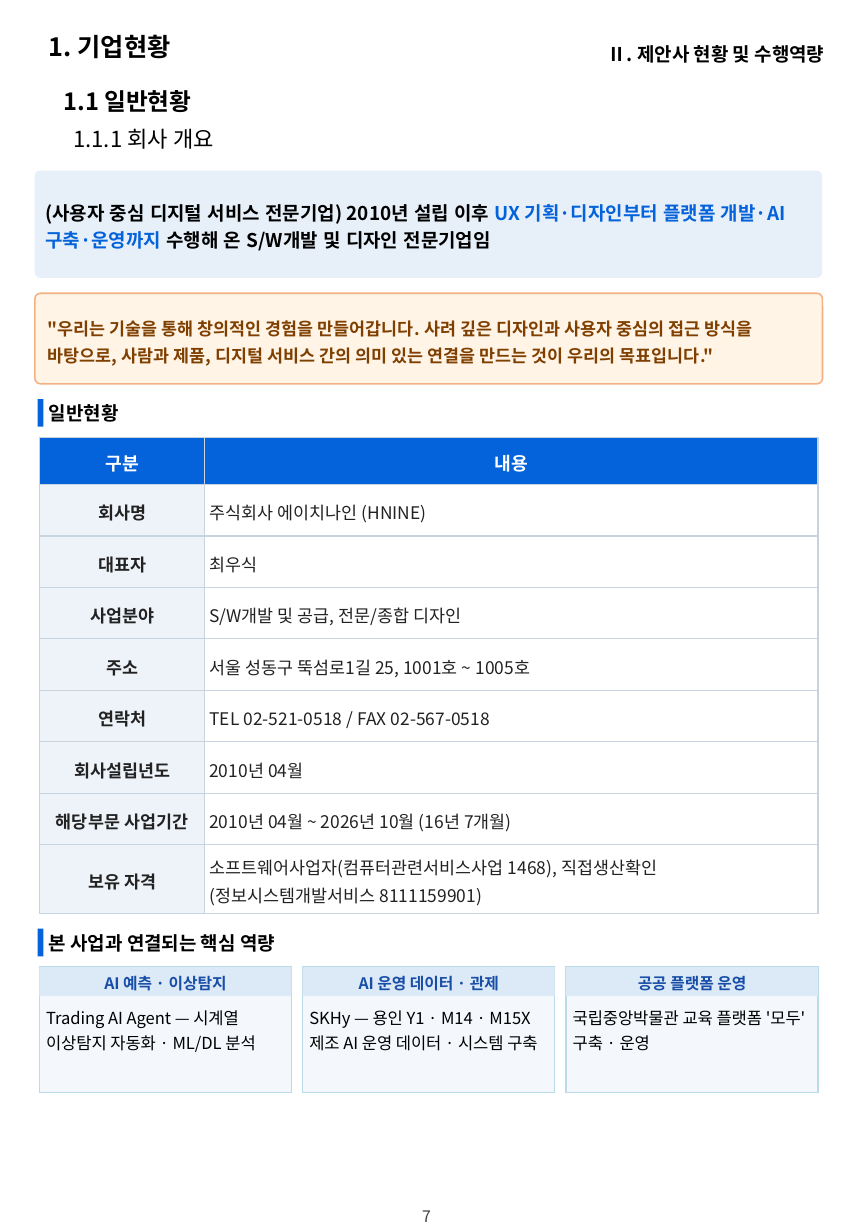
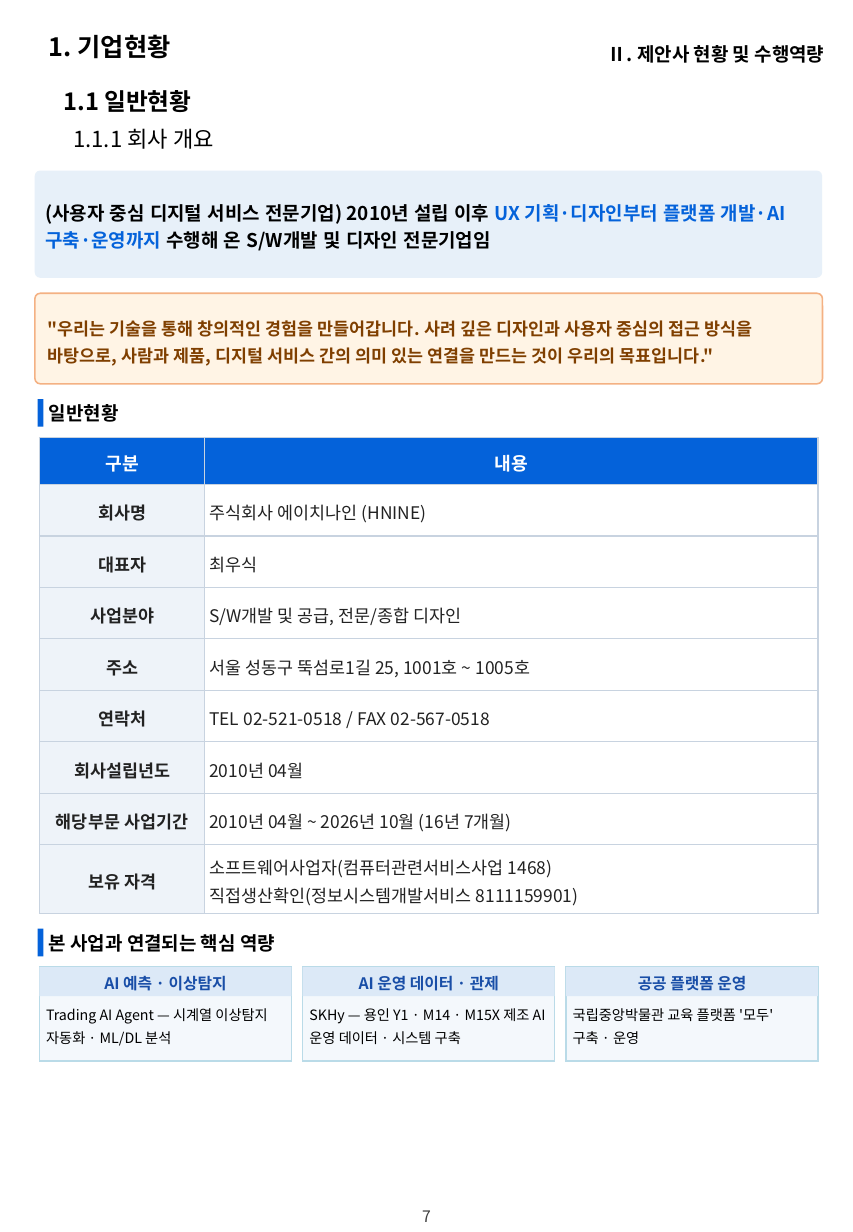
Before and after one commit to hwangsteeve-tech/hbjw, a slide deck: slide 7 of proposals/2026-11_dsit-parking-ai/dsit_proposal.pptx. Drawn at 853x1232 pixels with LibreOffice and Linux fonts; fonts in the diff are those of the drawing; background and template pictures are left out. Boxes give left, top, right and bottom in pixels: in the first picture for what was removed or moved away, otherwise in the second. Text is boxed around its words. In the diff, an @@ line names an element or a change of style, - is before the commit and + after.

```diff
--- a/proposals/2026-11_dsit-parking-ai/dsit_proposal.pptx
+++ b/proposals/2026-11_dsit-parking-ai/dsit_proposal.pptx
@@ table at box(40, 438, 818, 913) @@
-row 9, column 2: 소프트웨어사업자(컴퓨터관련서비스사업 1468), 직접생산확인(정보시스템개발서비스 8111159901)
+row 9, column 2: 소프트웨어사업자(컴퓨터관련서비스사업 1468) 직접생산확인(정보시스템개발서비스 8111159901)
@@ rectangle: place and size @@
-rectangle at box(40, 967, 292, 1092)
+rectangle at box(40, 967, 292, 1061)
@@ rectangle: place and size @@
-rectangle at box(303, 967, 555, 1092)
+rectangle at box(303, 967, 555, 1061)
@@ rectangle: place and size @@
-rectangle at box(566, 967, 819, 1092)
+rectangle at box(566, 967, 819, 1061)
@@ size 10.5 to 9 pt in 3 elements at box(46, 1008, 267, 1046), box(309, 1008, 546, 1044), box(573, 1008, 773, 1044) @@
```
Also in this commit, not shown: 28 other slides changed, 3 other files.
